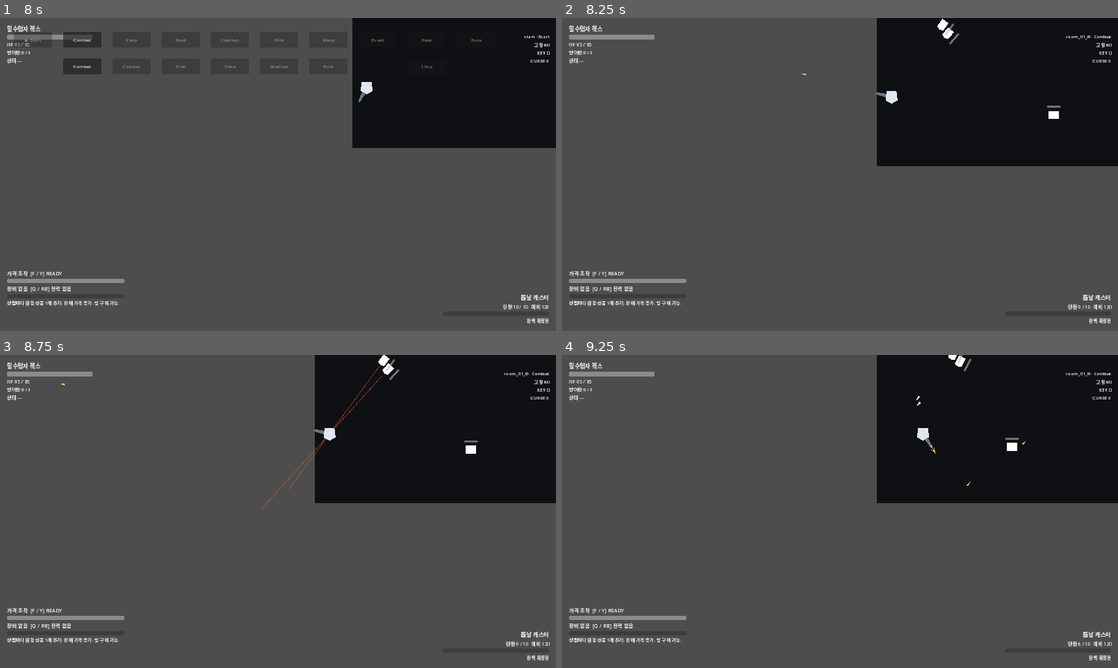
Above: before the commit, frames 1-4 (two rows, left to right).
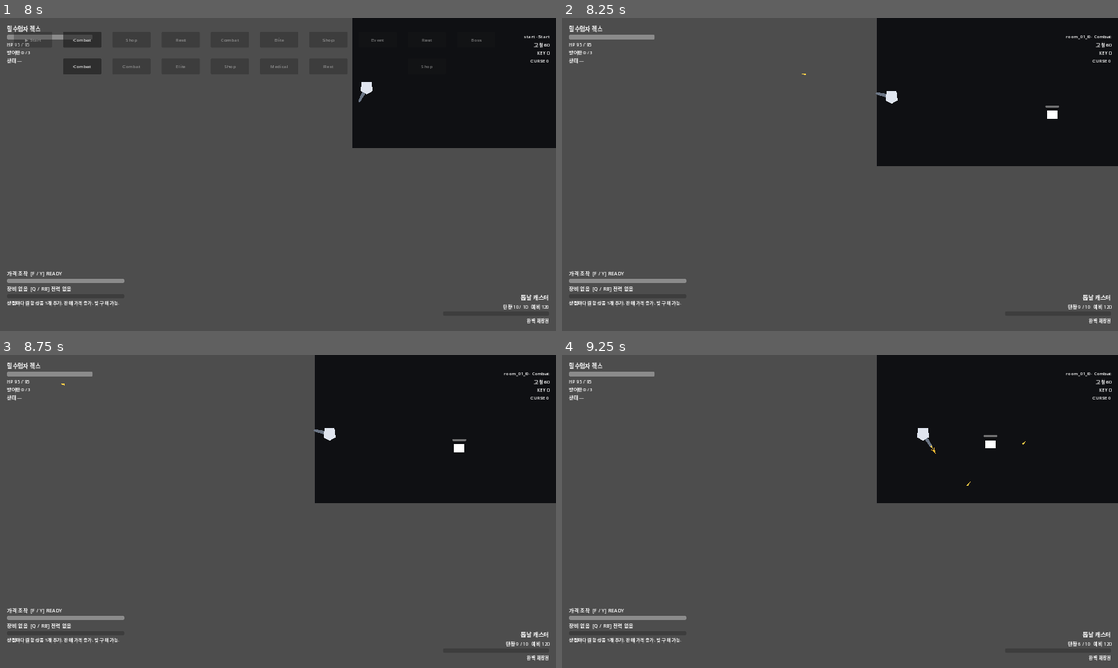
Above: after the commit, the same moments.

Repository: donly987647-max/Topdown-roguelite
Game: Godot game, scene res://scenes/main/RunMain.tscn
Two runs of this game, one before a commit and one after it. Both use one fixed random seed, a clock stepped at 60 frames per second and the inputs below.
Inputs (mouse positions are in pixels of both pictures, inside the frame that each line leads up to):
- Up to frame 1 (8 s): click "NEW RUN" at 0.5 s; click "정비공 마라 HP 100 SPD 100% 시작 무기:…" at 1.25 s; click "정비공 마라 HP 100 SPD 100% 시작 무기:…" at 2 s; click "탈주병 케인 HP 90 SPD 105% 시작 무기: …" at 2.75 s; click "탈주병 케인 HP 90 SPD 105% 시작 무기: …" at 3.5 s; click "실험체 노바 HP 80 SPD 100% 시작 무기: …" at 4.25 s; click "실험체 노바 HP 80 SPD 100% 시작 무기: …" at 5 s; click "밀수업자 렉스 HP 95 SPD 100% 시작 무기:…" at 5.75 s; click "밀수업자 렉스 HP 95 SPD 100% 시작 무기:…" at 6.5 s; click "RUN START" at 7.25 s
- Up to frame 2 (8.25 s): click "Combat" at 8 s
- Up to frame 3 (8.75 s): no input
- Up to frame 4 (9.25 s): tap Enter (ui_accept) at 8.75, 9.02 s; move the mouse to (962, 495) at 8.77 s; press the mouse at (962, 495) at 8.78 s; hold D (move_right) from 8.78 s (still down)

Frame 1 is identical in both runs. In frame 2, 0.1% of the frame differs, in the area x 67-90%, y 0-33%; in frame 3, 0.3%, in the area x 47-86%, y 0-50%; in frame 4, 0.2%.

Commit message:
Expand Zone 1 enemy roster to P4 target

Diff:
--- a/scripts/content/zone1_content_catalog.gd
+++ b/scripts/content/zone1_content_catalog.gd
@@ -13,7 +13,11 @@
 		_enemy(&"bolt_spitter", "Bolt Spitter", 2, ["ranged", "mechanical"], RANGED_SCENE, false, {"max_health":52.0,"move_speed":130.0,"fire_interval":1.25,"projectile_damage":10.0,"biological":false,"mechanical":true}),
 		_enemy(&"fork_drone", "Fork Drone", 3, ["ranged", "flying", "mechanical"], RANGED_SCENE, false, {"max_health":44.0,"move_speed":175.0,"preferred_distance":480.0,"retreat_distance":300.0,"fire_interval":0.92,"projectile_damage":9.0,"biological":false,"mechanical":true}),
 		_enemy(&"crusher_brute", "Crusher Brute", 4, ["melee", "heavy", "mechanical"], MELEE_SCENE, false, {"max_health":155.0,"move_speed":92.0,"contact_damage":22.0,"attack_cooldown":1.05,"biological":false,"mechanical":true}),
-		_enemy(&"elite_line_guard", "Elite Line Guard", 6, ["elite", "melee", "mechanical"], MELEE_SCENE, true, {"max_health":190.0,"move_speed":158.0,"contact_damage":20.0,"attack_cooldown":0.68,"biological":false,"mechanical":true}),
+		_enemy(&"weld_hound", "Weld Hound", 2, ["melee", "fast", "mechanical"], MELEE_SCENE, false, {"max_health":58.0,"move_speed":215.0,"acceleration":1250.0,"contact_damage":12.0,"contact_knockback":460.0,"attack_cooldown":0.72,"biological":false,"mechanical":true}),
+		_enemy(&"riveter", "Riveter", 3, ["ranged", "mechanical"], RANGED_SCENE, false, {"max_health":72.0,"move_speed":112.0,"preferred_distance":360.0,"retreat_distance":215.0,"fire_interval":0.72,"telegraph_duration":0.28,"projectile_damage":8.0,"biological":false,"mechanical":true}),
+		_enemy(&"overwatch_turret", "Overwatch Turret", 4, ["ranged", "heavy", "mechanical"], RANGED_SCENE, false, {"max_health":118.0,"move_speed":48.0,"preferred_distance":560.0,"retreat_distance":180.0,"fire_interval":1.65,"telegraph_duration":0.62,"projectile_damage":18.0,"biological":false,"mechanical":true}),
+		_enemy(&"elite_line_guard", "Elite Line Guard", 6, ["elite", "melee", "heavy", "mechanical"], MELEE_SCENE, true, {"max_health":190.0,"move_speed":158.0,"contact_damage":20.0,"attack_cooldown":0.68,"biological":false,"mechanical":true}),
+		_enemy(&"elite_riveter", "Elite Riveter", 7, ["elite", "ranged", "mechanical"], RANGED_SCENE, true, {"max_health":165.0,"move_speed":128.0,"preferred_distance":420.0,"retreat_distance":245.0,"fire_interval":0.58,"telegraph_duration":0.24,"projectile_damage":13.0,"biological":false,"mechanical":true}),
 		_enemy(&"gr01_proto", "폐기물 압축기 GR-01", 18, ["boss", "heavy", "mechanical"], BOSS_SCENE, false, {"max_health":1800.0,"projectile_damage":16.0}),
 	]
 
@@ -23,7 +27,7 @@
 		_room(&"z1_line_b", &"combat", Vector2i(30,18), 9, 2, [Vector2i(7,5),Vector2i(22,12)], ["mechanical"], [Vector2i(10,5),Vector2i(10,6),Vector2i(19,11),Vector2i(19,12)], [Vector2i(14,8),Vector2i(15,8),Vector2i(14,9),Vector2i(15,9)]),
 		_room(&"z1_sorter", &"combat", Vector2i(28,18), 10, 2, [Vector2i(8,5),Vector2i(20,12)], ["melee","ranged"], [Vector2i(9,8),Vector2i(10,8),Vector2i(17,9),Vector2i(18,9),Vector2i(13,5),Vector2i(14,12)], []),
 		_room(&"z1_press_lane", &"combat", Vector2i(32,18), 12, 3, [Vector2i(8,4),Vector2i(24,13)], ["mechanical"], [Vector2i …(211 unchanged characters)…
-		_room(&"z1_elite_press", &"elite", Vector2i(30,20), 15, 2, [Vector2i(15,6),Vector2i(15,14)], ["elite","heavy"], [Vector2i(9,7),Vector2i(9,12),Vector2i(20,7),Vector2i(20,12)], [Vector2i(14,9),Vector2i(15,9),Vector2i(14,10),Vector2i(15,10)]),
+		_room(&"z1_elite_press", &"elite", Vector2i(30,20), 15, 2, [Vector2i(15,6),Vector2i(15,14)], ["elite"], [Vector2i(9,7),Vector2i(9,12),Vector2i(20,7),Vector2i(20,12)], [Vector2i(14,9),Vector2i(15,9),Vector2i(14,10),Vector2i(15,10)]),
 		_room(&"z1_shop_bay", &"shop", Vector2i(24,14), 0, 1, [], [], [Vector2i(10,5),Vector2i(10,6),Vector2i(13,5),Vector2i(13,6)], []),
 		_room(&"z1_crafting_bay", &"crafting", Vector2i(24,14), 0, 1, [], [], [Vector2i(8,5),Vector2i(8,6),Vector2i(15,5),Vector2i(15,6)], []),
 		_room(&"z1_med_bay", &"medical", Vector2i(22,14), 0, 1, [], [], [Vector2i(10,4),Vector2i(10,9)], []),
